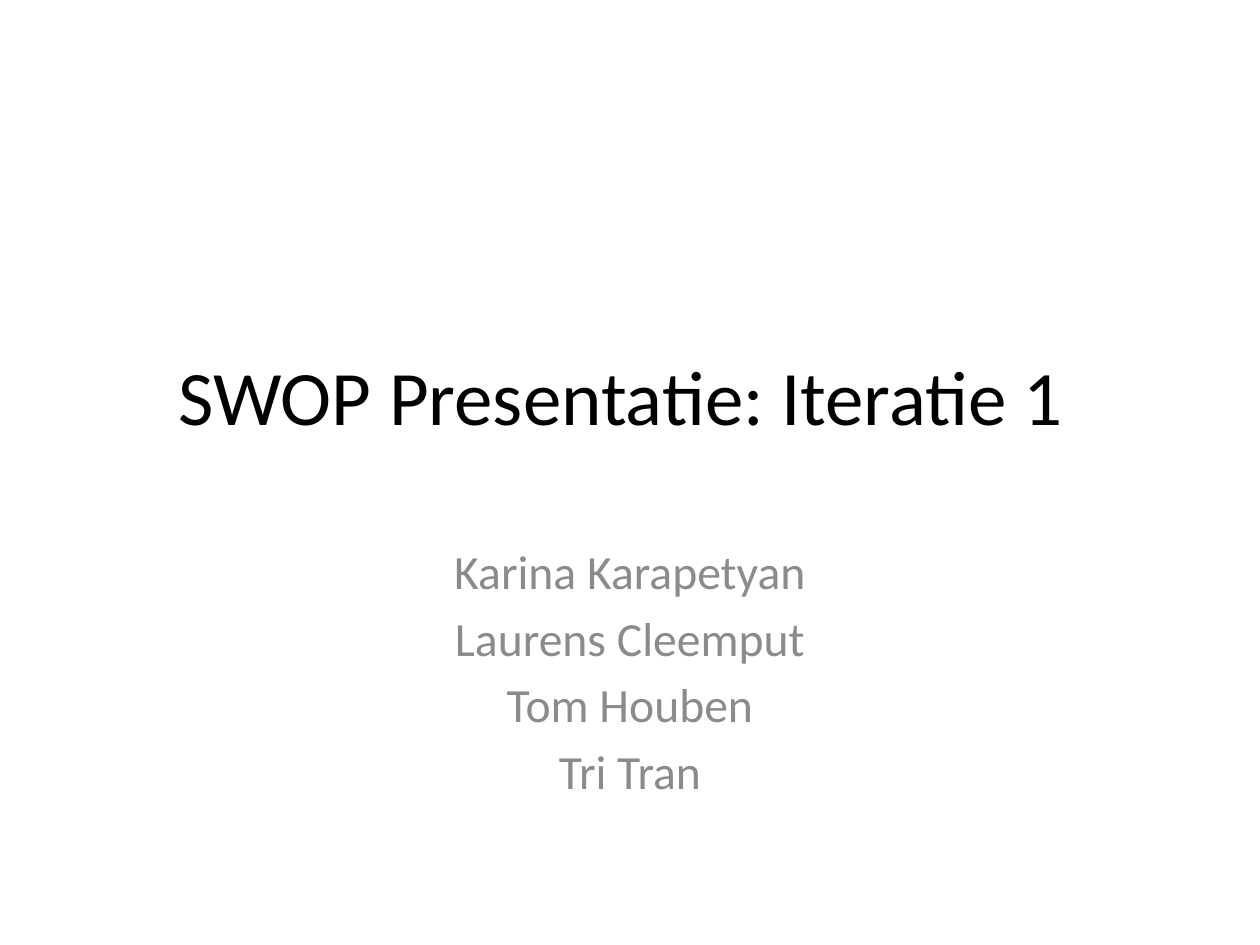
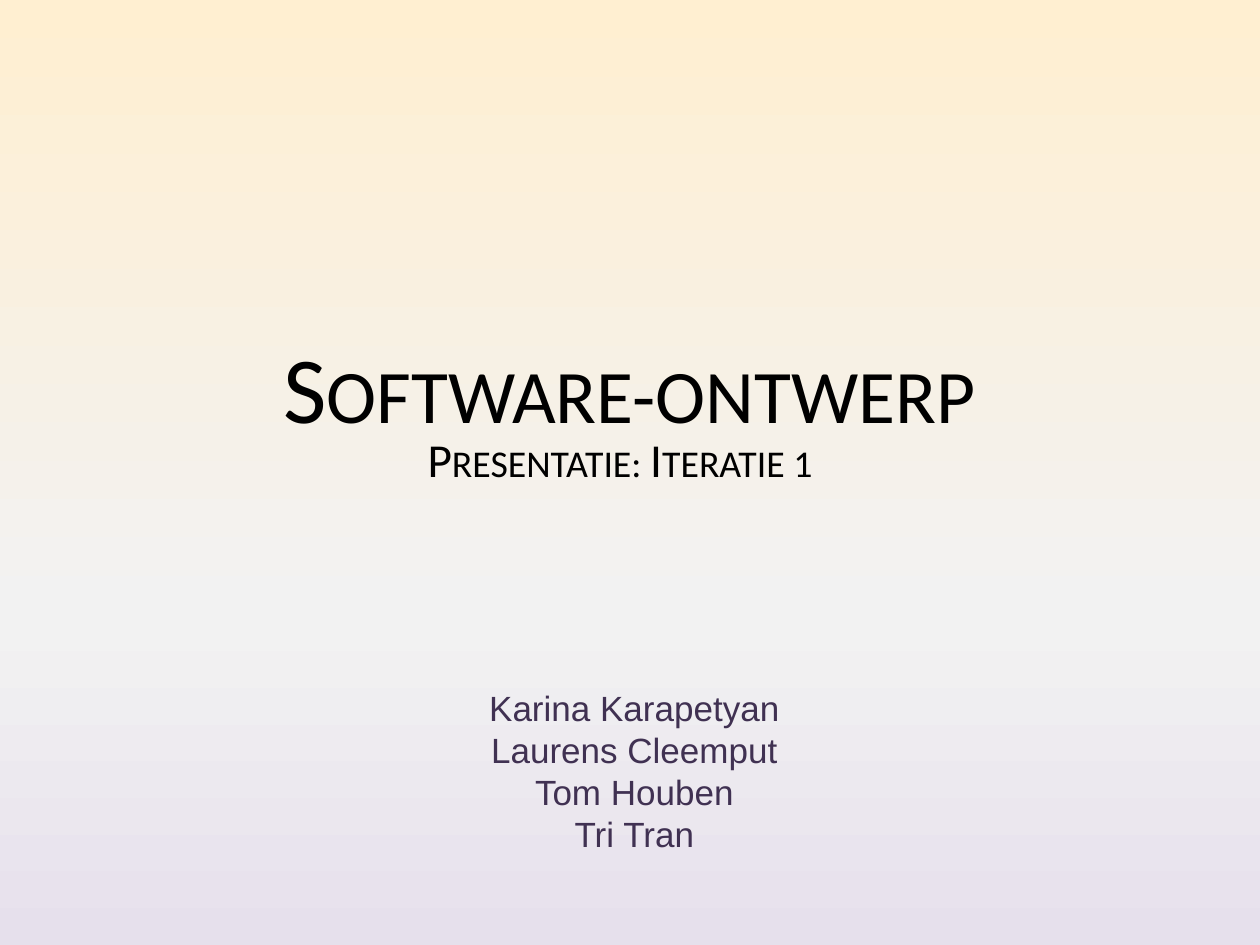
Before and after one commit to Nickelium/Software-Development, a slide deck: slide 1 of presentatie/SWOP Presentatie Inhoud.pptx. Drawn at 1260x945 pixels with LibreOffice and Linux fonts; fonts in the diff are those of the drawing. Boxes give left, top, right and bottom in pixels: in the first picture for what was removed or moved away, otherwise in the second. Text is boxed around its words. In the diff, an @@ line names an element or a change of style, - is before the commit and + after.

Commit message:
presentatie is nu mooi, do not touch it, thx

```diff
--- a/presentatie/SWOP Presentatie Inhoud.pptx
+++ b/presentatie/SWOP Presentatie Inhoud.pptx
@@ background #FFFFFF to gradient #FFEFD1 to #F2F2F2 to #E6E0EC @@
@@ title at bbox=[327, 374, 976, 424]: text changed; size 44 to 54 pt @@
-SWOP Presentatie: Iteratie 1
+Software-ontwerp
@@ text added at bbox=[793, 452, 812, 477], 27 pt, text #000000, small capitals @@
+Presentatie: Iteratie 1
@@ subtitle "Karina Karapetyan": place and size @@
-subtitle "Karina Karapetyan" at bbox=[454, 556, 805, 789]
+subtitle "Karina Karapetyan" at bbox=[489, 695, 779, 848]
@@ subtitle "Karina Karapetyan" at bbox=[489, 695, 779, 848]: size 27.2 to 20 pt, font Calibri to Arial, text colour #8C8C8C to #403152; less space between paragraphs; vertical alignment top to middle @@
```
Also in this commit, not shown: 6 other slides changed, 1 other file.
